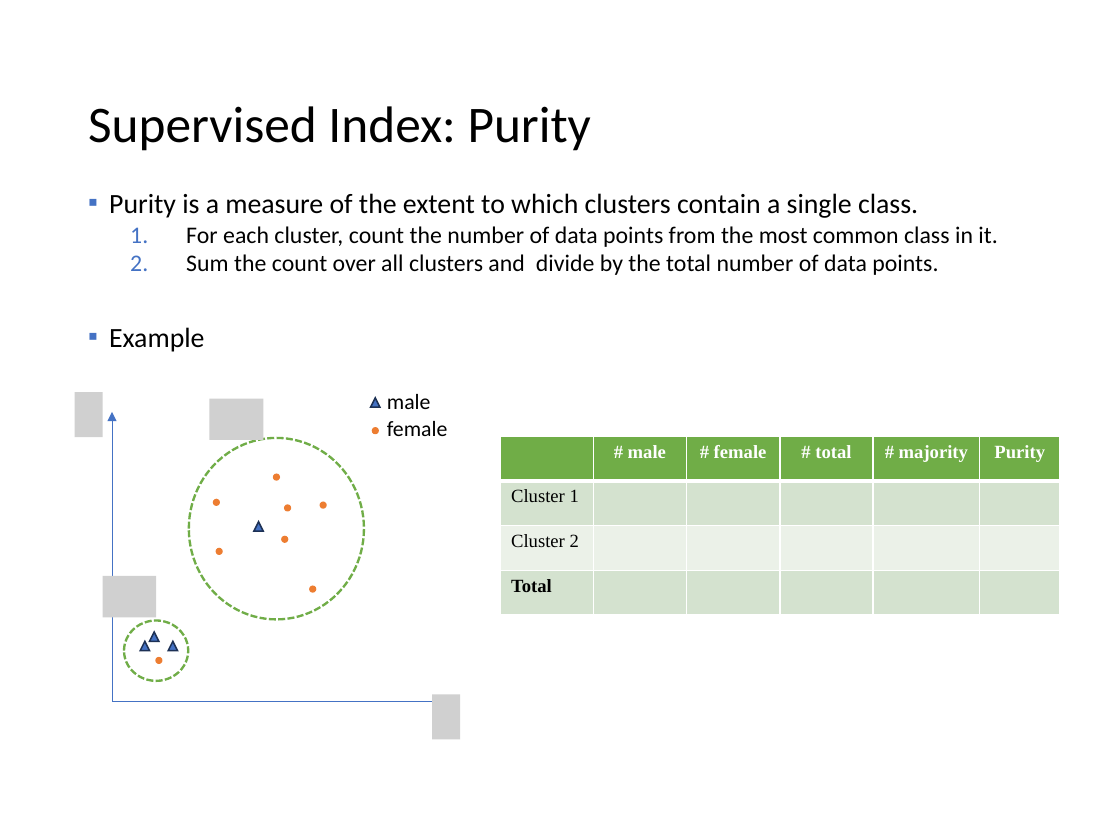
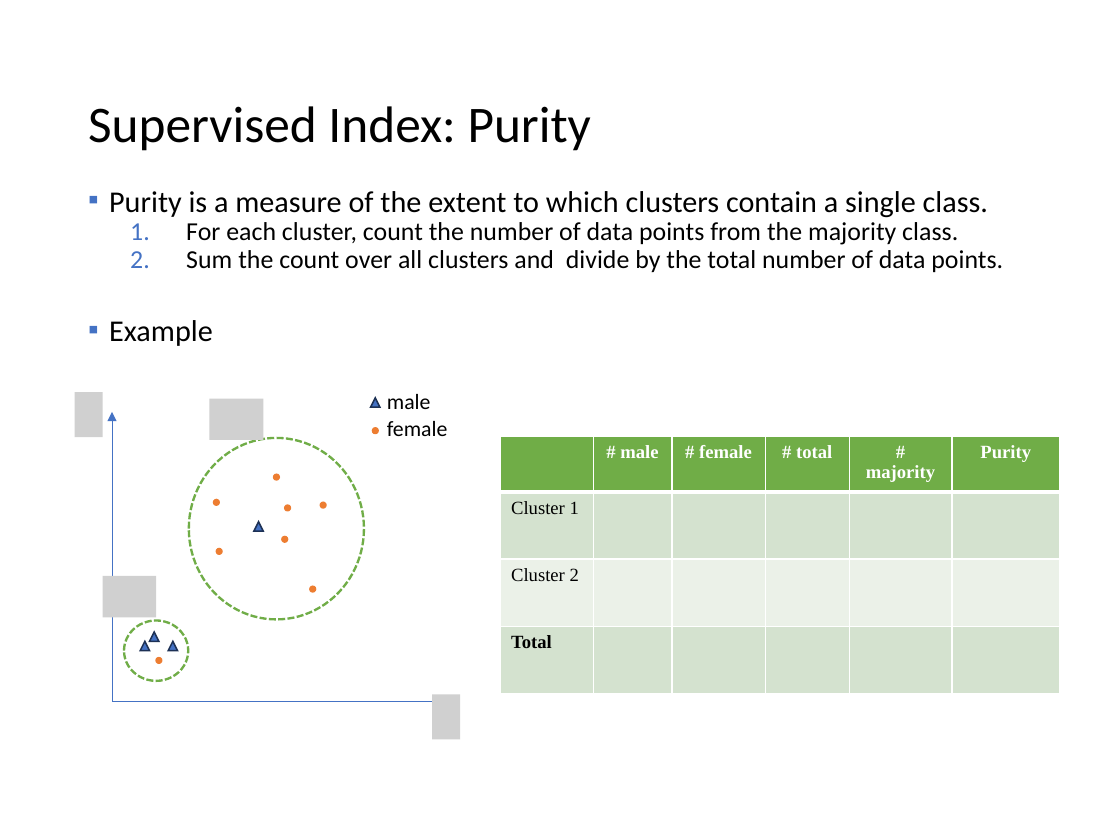
Before and after one commit to mhahsler/Introduction_to_Data_Mining_R_Examples, a slide deck: slide 90 of slides/chap7_basic_cluster_analysis.pptx. Drawn at 1120x840 pixels with LibreOffice and Linux fonts; fonts in the diff are those of the drawing; grey boxes stand for pictures. Boxes give left, top, right and bottom in pixels: in the first picture for what was removed or moved away, otherwise in the second. Text is boxed around its words. In the diff, an @@ line names an element or a change of style, - is before the commit and + after.

Commit message:
Fixed purity calculation.

```diff
--- a/slides/chap7_basic_cluster_analysis.pptx
+++ b/slides/chap7_basic_cluster_analysis.pptx
@@ text at [109,191,1003,346]: size 17.9 to 19.4 pt in "Purity is a measure of the extent ...", "Example"; size 15.3 to 16.6 pt in "Sum the count over all clusters and ..."; line spacing 0.8 to 0.7 @@
@@ text at [186,222,958,245]: text changed; size 15.3 to 16.6 pt @@
-  1. For each cluster, count the number of data points from the most common class in it.
+  1. For each cluster, count the number of data points from the majority class.
@@ table: place and size @@
-table at [500,436,1057,615]
+table at [500,436,1058,682]
```
Also in this commit, not shown: 1 other slide changed, 1 other file.
